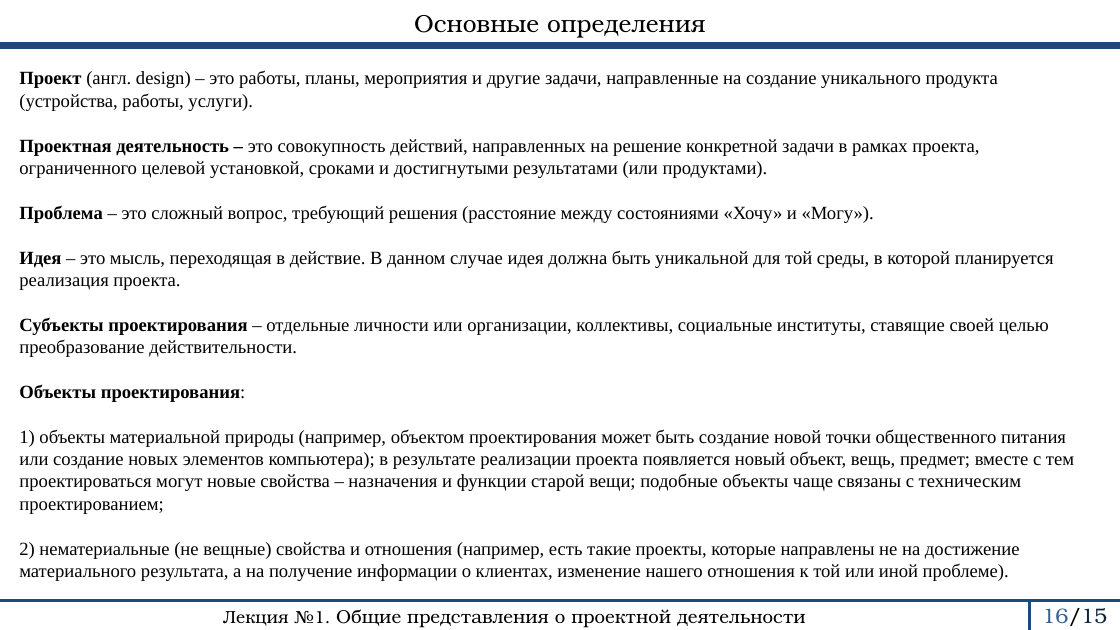
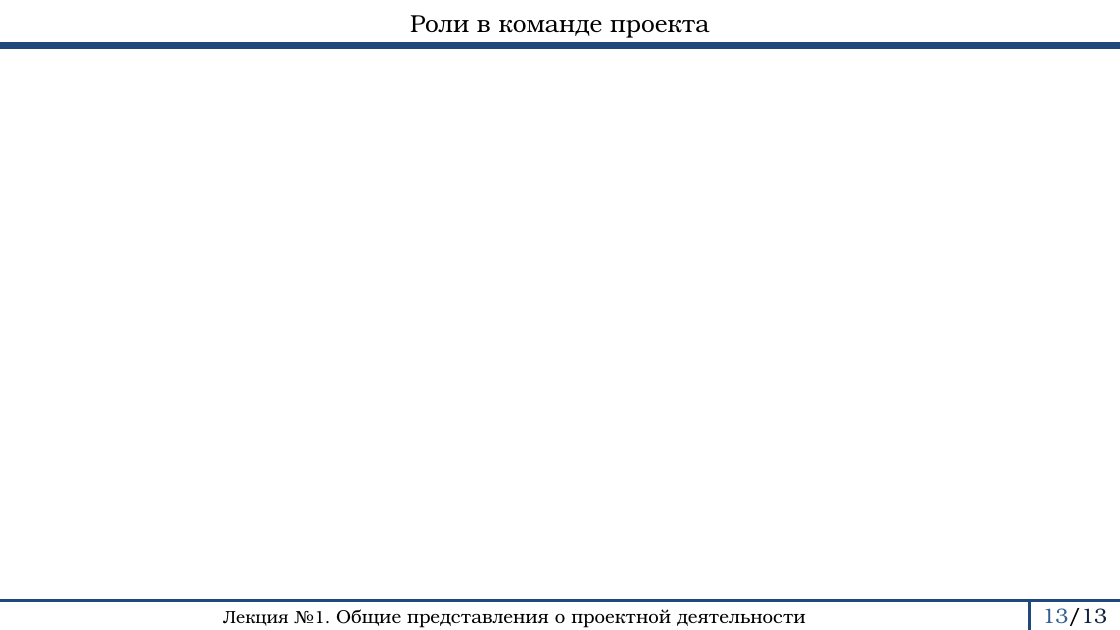
Before and after one commit to rustam-mansurov/cats, a slide deck: slide 13 of Лекции/ОПД/ОПД_2024_МансуровРР/Лекции/ОПД 1 лекция.pptx (slide 16 before the commit). Drawn at 1120x630 pixels with LibreOffice and Linux fonts; fonts in the diff are those of the drawing. Boxes give left, top, right and bottom in pixels: in the first picture for what was removed or moved away, otherwise in the second. Text is boxed around its words. In the diff, an @@ line names an element or a change of style, - is before the commit and + after.

```diff
--- a/Лекции/ОПД/ОПД_2024_МансуровРР/Лекции/ОПД 1 лекция.pptx
+++ b/Лекции/ОПД/ОПД_2024_МансуровРР/Лекции/ОПД 1 лекция.pptx
@@ text at [410,15,709,38]: text changed @@
-Основные определения
+Роли в команде проекта
@@ title removed at [19,70,1074,581] @@
-Проект (англ. design) – это работы, планы, мероприятия и другие задачи, направленные на создание уникального продукта (устройства, работы, услуги).
-Проектная деятельность – это совокупность действий, направленных на решение конкретной задачи в рамках проекта, ограниченного целевой установкой, сроками и достигнутыми результатами (или продуктами).
-Проблема – это сложный вопрос, требующий решения (расстояние между состояниями «Хочу» и «Могу»).
-Идея – это мысль, переходящая в действие. В данном случае идея должна быть уникальной для той среды, в которой планируется реализация проекта.
-Субъекты проектирования – отдельные личности или организации, коллективы, социальные институты, ставящие своей целью преобразование действительности.
-Объекты проектирования:
-1) объекты материальной природы (например, объектом проектирования может быть создание новой точки общественного питания или создание новых элементов компьютера); в результате реализации проекта появляется новый объект, вещь, предмет; вместе с тем проектироваться могут новые свойства – назначения и функции старой вещи; подобные объекты чаще связаны с техническим проектированием;
-2) нематериальные (не вещные) свойства и отношения (например, есть такие проекты, которые направлены не на достижение материального результата, а на получение информации о клиентах, изменение нашего отношения к той или иной проблеме).
@@ page number at [1042,608,1107,626]: text changed @@
-16/15
+13/13
```
Also in this commit, not shown: 6 other slides changed, 4 slides added, 7 slides removed, 6 other files.
